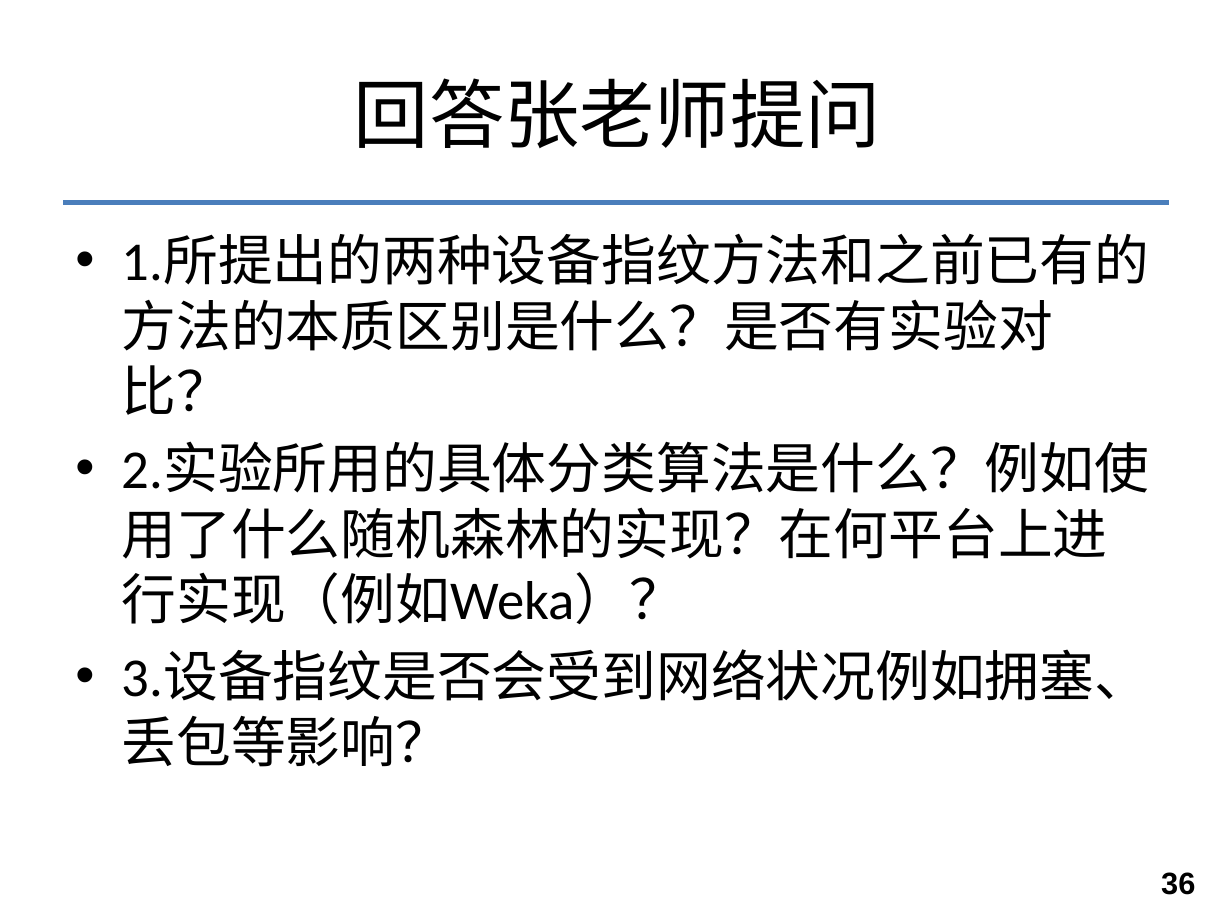
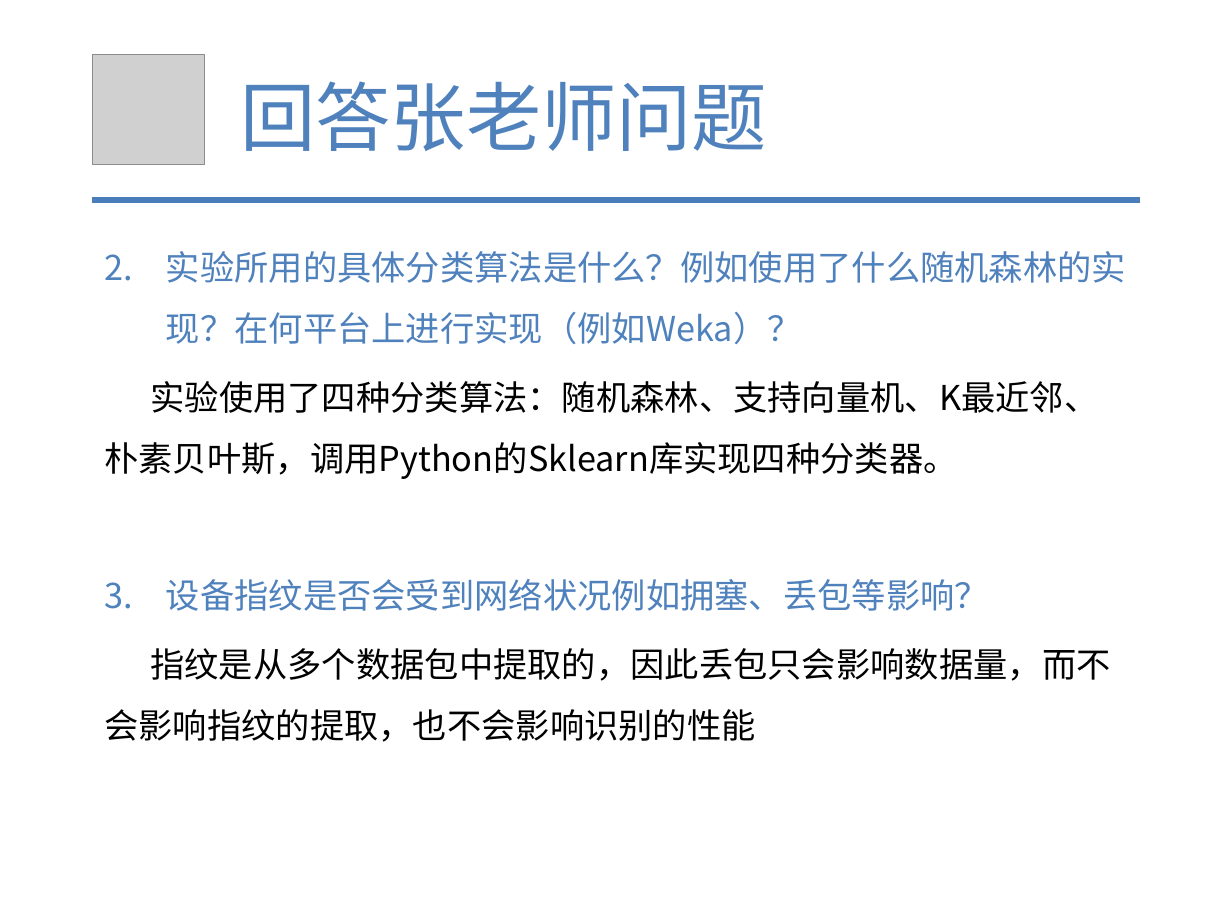
Before and after one commit to tianwen2017111/graduate_git, a slide deck: slide 32 of 余天文-硕5033班.pptx (slide 36 before the commit). Drawn at 1232x924 pixels with LibreOffice and Linux fonts; fonts in the diff are those of the drawing; grey boxes stand for pictures; background and template pictures are left out. Boxes give left, top, right and bottom in pixels: in the first picture for what was removed or moved away, otherwise in the second. Text is boxed around its words. In the diff, an @@ line names an element or a change of style, - is before the commit and + after.

```diff
--- a/余天文-硕5033班.pptx
+++ b/余天文-硕5033班.pptx
@@ picture added at bbox=[92, 54, 205, 165] @@
@@ text "回答张老师问题" at bbox=[240, 81, 767, 151]: vertical alignment middle to top @@
@@ text at bbox=[240, 81, 767, 151]: text changed; text colour #000000 to #4F81BD @@
-回答张老师提问
+回答张老师问题
@@ line removed from (63, 202) to (1169, 202) @@
@@ line added from (92, 200) to (1140, 200), #4B7EBC 3 pt @@
@@ text at bbox=[104, 251, 1126, 742]: text changed; size 32 to 20 pt; font Calibri to Noto Sans CJK SC @@
-• 1.所提出的两种设备指纹方法和之前已有的方法的本质区别是什么？是否有实验对比？
-• 2.实验所用的具体分类算法是什么？例如使用了什么随机森林的实现？在何平台上进行实现（例如Weka）？
-• 3.设备指纹是否会受到网络状况例如拥塞、丢包等影响？
+2. 实验所用的具体分类算法是什么？例如使用了什么随机森林的实现？在何平台上进行实现（例如Weka）？
+实验使用了四种分类算法：随机森林、支持向量机、K最近邻、朴素贝叶斯，调用Python的Sklearn库实现四种分类器。
+3. 设备指纹是否会受到网络状况例如拥塞、丢包等影响？
+指纹是从多个数据包中提取的，因此丢包只会影响数据量，而不会影响指纹的提取，也不会影响识别的性能
@@ page number removed at bbox=[1161, 872, 1195, 895] @@
-36
```
Also in this commit, not shown: 6 other slides changed, 12 slides added, 16 slides removed, 2 other files.
